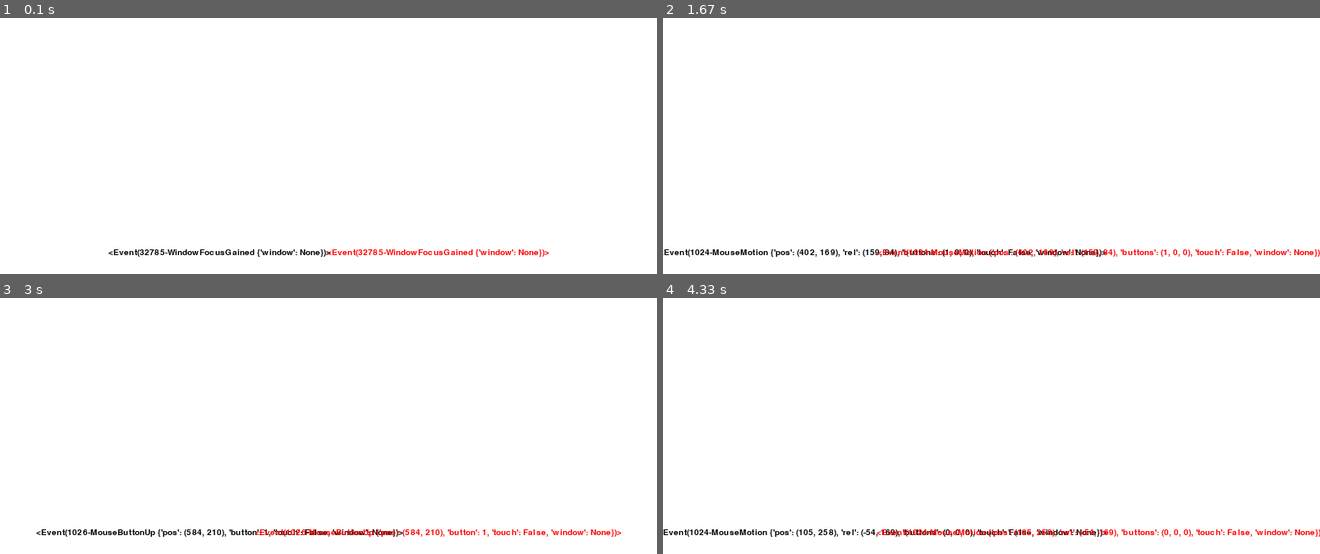
Above: before the commit, frames 1-4 (two rows, left to right).
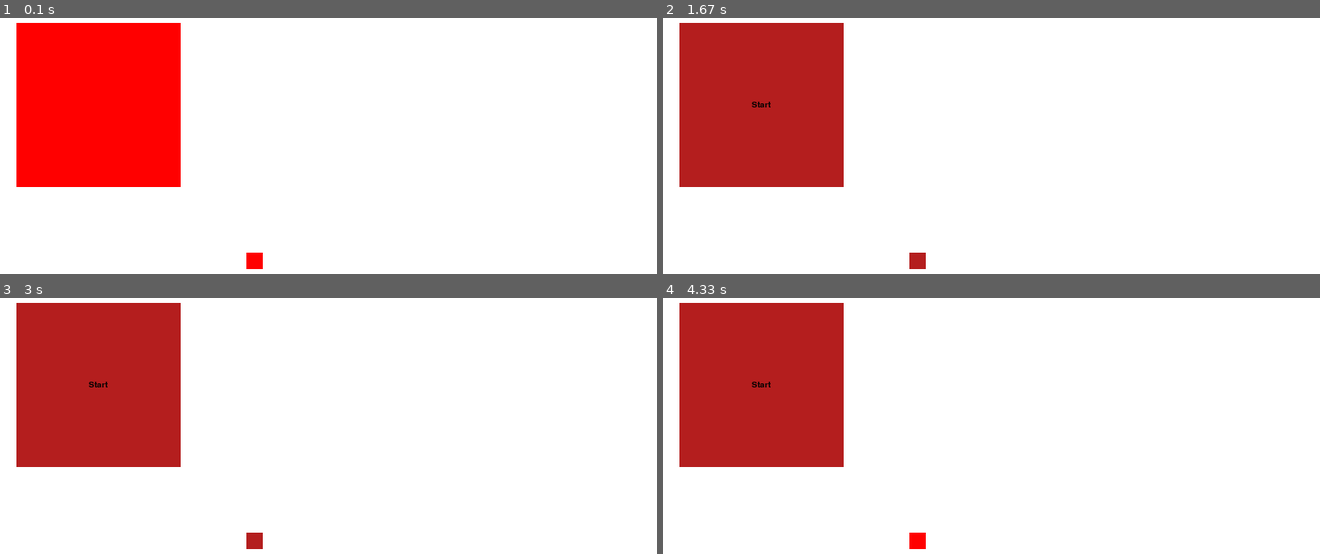
Above: after the commit, the same moments.

Repository: samuelbigio/DrumLooper
Game: pygame game, started from Main/main.py
The game is run twice, just before and just after one commit, with the same random seed, the same clock (stepped at 60 frames per second) and the same inputs.
Inputs (mouse positions are in pixels of both pictures, inside the frame that each line leads up to):
- Up to frame 1 (0.1 s): no input
- Up to frame 2 (1.67 s): press the mouse at (833, 256) at 0.37 s; move the mouse to (outside the picture) at 0.47 s; release the mouse at (outside the picture) at 0.6 s; click (860, 76) at 1.27 s; press the mouse at (860, 76) at 1.53 s; move the mouse to (991, 146) at 1.63 s
- Up to frame 3 (3 s): release the mouse at (459, 495) at 1.77 s; click (85, 497) at 2.45 s; press the mouse at (85, 497) at 2.73 s; move the mouse to (282, 479) at 2.83 s; release the mouse at (479, 459) at 2.97 s
- Up to frame 4 (4.33 s): press the mouse at (748, 497) at 3.27 s; move the mouse to (820, 436) at 3.37 s; release the mouse at (886, 372) at 3.5 s; press the mouse at (748, 497) at 3.63 s; move the mouse to (899, 479) at 3.73 s; release the mouse at (1057, 461) at 3.87 s; move the mouse to (748, 497) at 3.97 s; press the mouse at (748, 497) at 4 s; move the mouse to (768, 428) at 4.1 s; release the mouse at (794, 359) at 4.23 s; move the mouse to (748, 497) at 4.3 s

The runs differ from the first frame. In frame 1, 17% of the frame differs, in the area x 2-84%, y 1-99%; in frame 2, 18%, in the area x 0-100%, y 1-99%; in frame 3, 17%; in frame 4, 18%.

Commit message:
Testing version Control on Pycharm

Diff:
--- a/Main/main.py
+++ b/Main/main.py
@@ -9,7 +9,8 @@
 
 black = (0,0,0)
 white = (255, 255, 255)
-red = (255,0,0)
+red = (180,30,30)
+bright_red = (255,0,0)
 
 largeText = pygame.font.Font('freesansbold.ttf',10)
 
@@ -22,20 +23,45 @@
     textSurface = font.render(text,True,color)
     return textSurface,textSurface.get_rect()
 
+def button(name,x,y,w,h,deafultColor,otherColor):
+
+
+    mouse = pygame.mouse.get_pos()
+    click = pygame.mouse.get_pressed()
+
+    pygame.draw.rect(gameDisplay, deafultColor, (x,y,w,h))
+    TextSurf, TextRect = text_objects(name, largeText)
+    TextRect.center = ((x + w/2), (y+h/2))
+    gameDisplay.blit(TextSurf, TextRect)
+
+    if mouse[0] < (x+w) and (y+h > mouse[1]):
+        pygame.draw.rect(gameDisplay, otherColor, (x, y, w, h))
+        if click[0] == 1:
+            #pass #is clicked
+            pygame.draw.rect(gameDisplay, white, (x, y, w, h))
+
+
+
+
 def game_loop():
     end = False
 
     while not end:
 
         for event in pygame.event.get():
-            Buttonstring = str(event)
+
 
             if event.type== pygame.QUIT:
                 end = True
-            print (event)
+            #print (event)
 
             gameDisplay.fill(white)
 
+            button("Start",20,20,200,200,red,bright_red)
+            button("", 300, 300, 20, 20, red, bright_red)
+
+
+            """
             TextSurf, TextRect = text_objects(Buttonstring, largeText)
             TextRect.center = ((displayW/3),(displayH/2))
 
@@ -43,7 +69,7 @@
             TextRect2.center = ((displayW *2 / 3), (displayH/ 2))
             gameDisplay.blit(TextSurf,TextRect)
             gameDisplay.blit(TextSurf2, TextRect2)
-
+            """
 
 
             pygame.display.update()
@@ -52,3 +78,23 @@
 game_loop()
 pygame.quit()
 quit()
+
+
+
+"""
+
+Moving forward i want to create a dynamic grid for each instrument
+each instrument should have a picture and then eight buttons
+the grid should be dynamic with how many instruments/buttons
+
+i want the instruments buttons to be pressable and then add bits for the state
+if the bits are on i want that to play in tempo
+if the bits are off nothing happens
+
+i wantt a marker to follow the bpm (this is optional)
+
+if i have enough time i want a drop down to pick instruments (this wont matter in hardware so it might be waste of time)
+
+
+
+"""
